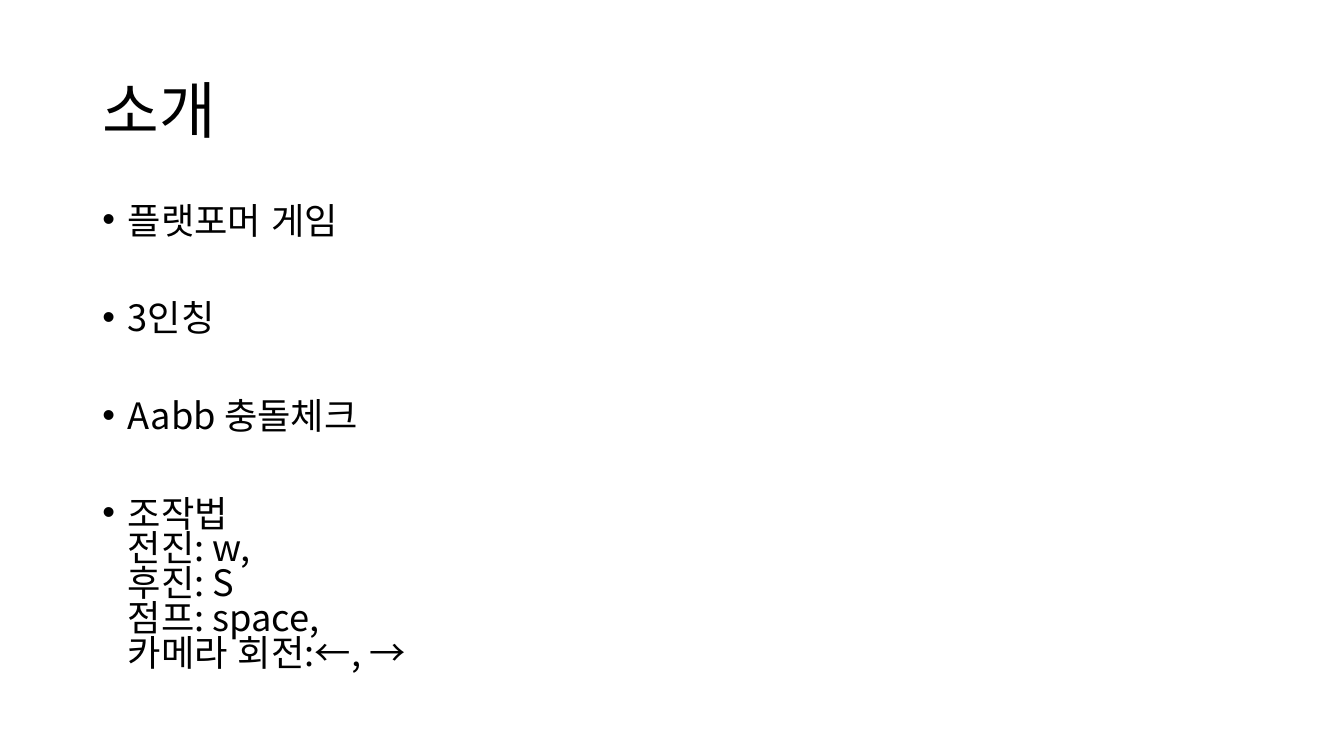
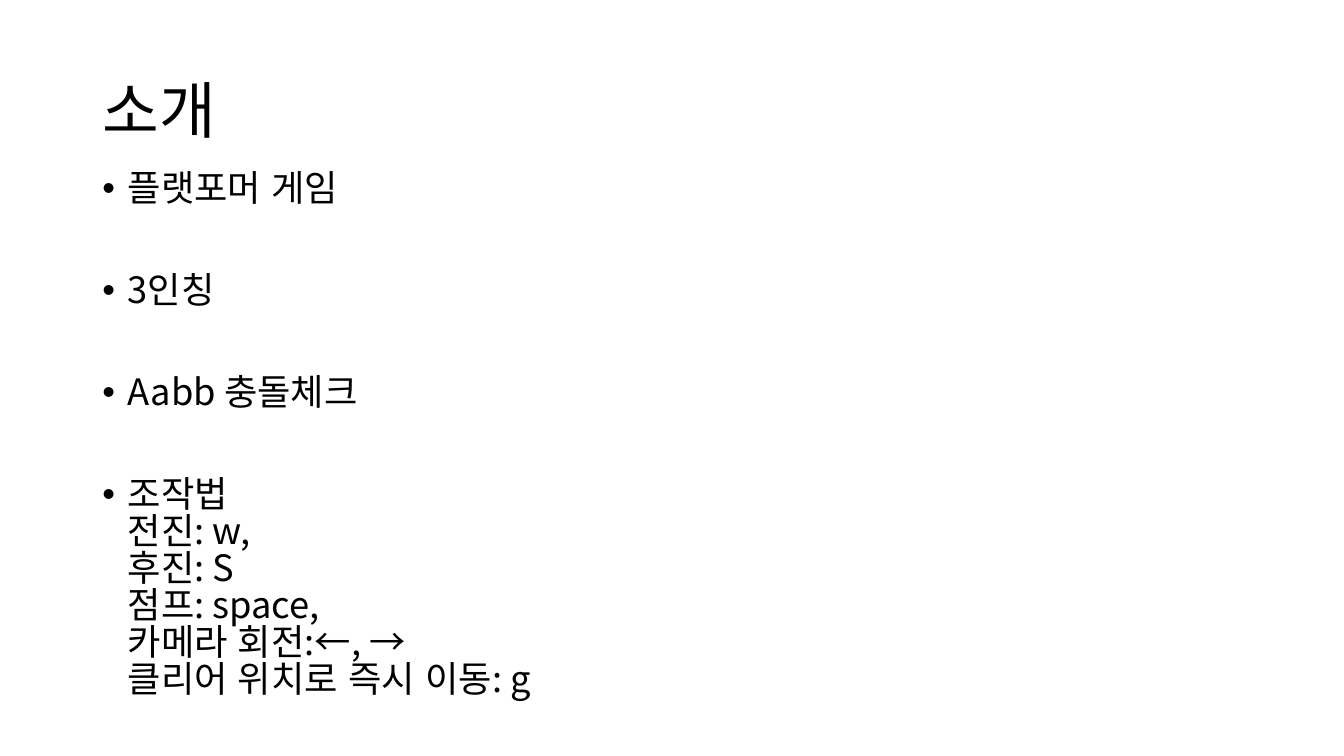
Before and after one commit to kjy873/character, a slide deck: slide 3 of character/Project17/Robot Jump.pptx. Drawn at 1344x756 pixels with LibreOffice and Linux fonts; fonts in the diff are those of the drawing. Boxes give left, top, right and bottom in pixels: in the first picture for what was removed or moved away, otherwise in the second. Text is boxed around its words. In the diff, an @@ line names an element or a change of style, - is before the commit and + after.

```diff
--- a/character/Project17/Robot Jump.pptx
+++ b/character/Project17/Robot Jump.pptx
@@ text "플랫포머 게임": place and size @@
-text "플랫포머 게임" at box(128, 204, 361, 673)
+text "플랫포머 게임" at box(128, 171, 530, 701)
@@ text at box(128, 171, 357, 408): line spacing 0.8 to 0.85 @@
@@ text at box(128, 477, 530, 701): text changed @@
-• 조작법
-  전진: w,
-  후진: S
-  점프: space,
-  카메라 회전:←, →
+• 조작법
+  전진: w,
+  후진: S
+  점프: space,
+  카메라 회전:←, →
+  클리어 위치로 즉시 이동: g
```
Also in this commit, not shown: 1 other slide changed, 1 other file.
